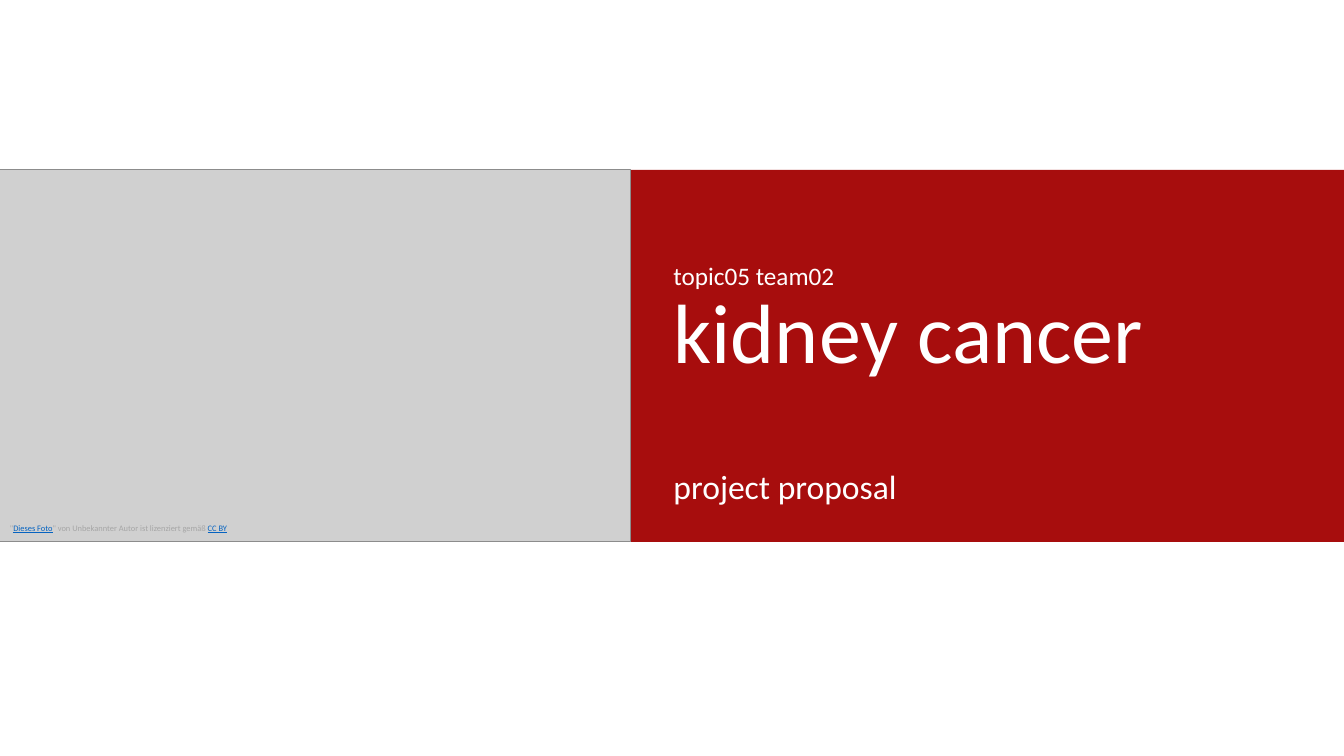
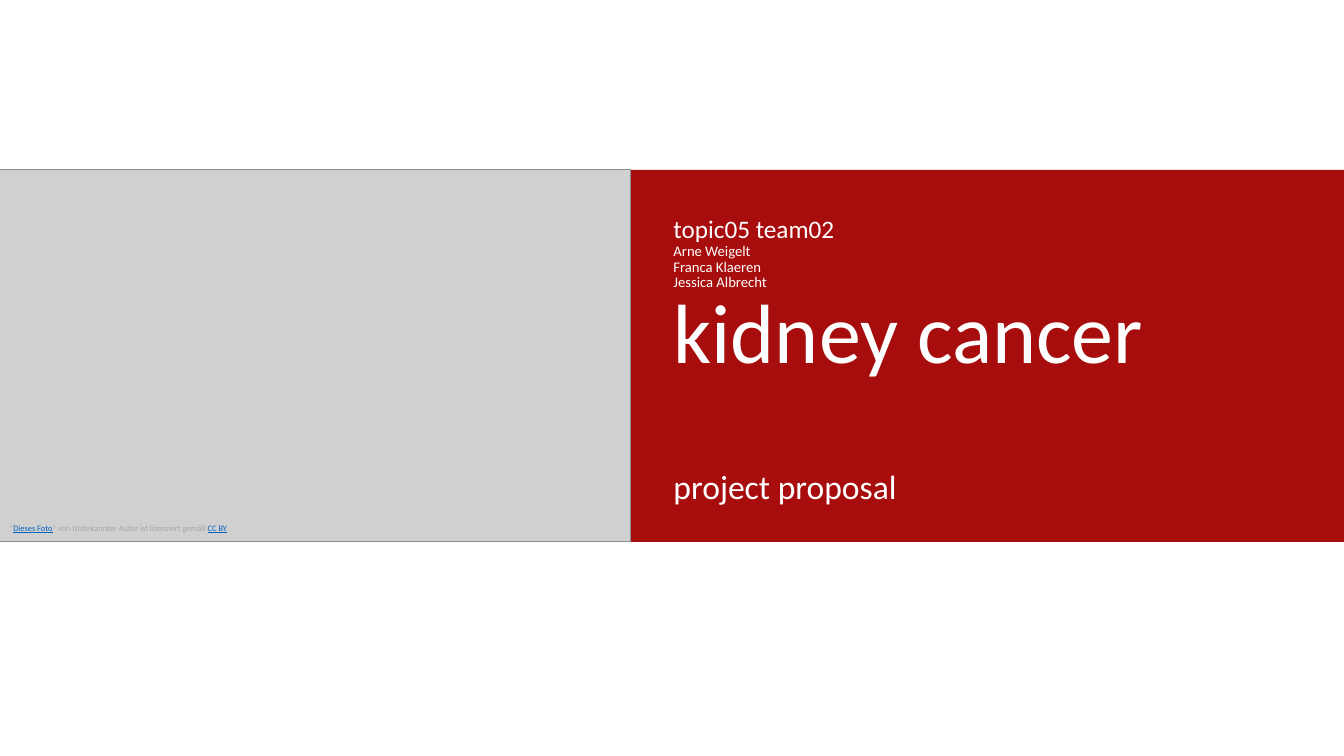
Before and after one commit to datascience-mobi-2023/topic05_team02, a slide deck: slide 1 of project proposal.pptx. Drawn at 1344x756 pixels with LibreOffice and Linux fonts; fonts in the diff are those of the drawing; grey boxes stand for pictures. Boxes give left, top, right and bottom in pixels: in the first picture for what was removed or moved away, otherwise in the second. Text is boxed around its words. In the diff, an @@ line names an element or a change of style, - is before the commit and + after.

```diff
--- a/project proposal.pptx
+++ b/project proposal.pptx
@@ title at box(673, 220, 1143, 377): text changed; size 18 to 10.5 pt @@
-topic05 team02
-kidney cancer
+topic05 team02
+Arne Weigelt
+Franca Klaeren
+Jessica Albrecht
+kidney cancer
```
Also in this commit, not shown: 6 other slides changed, 1 slide added, 1 slide removed.
